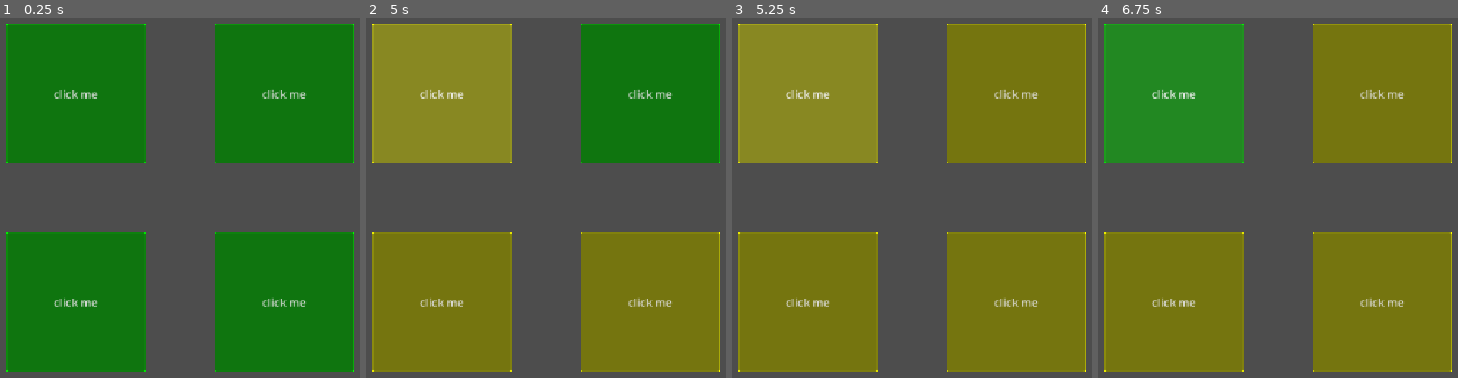
Above: before the commit, frames 1-4 (left to right).
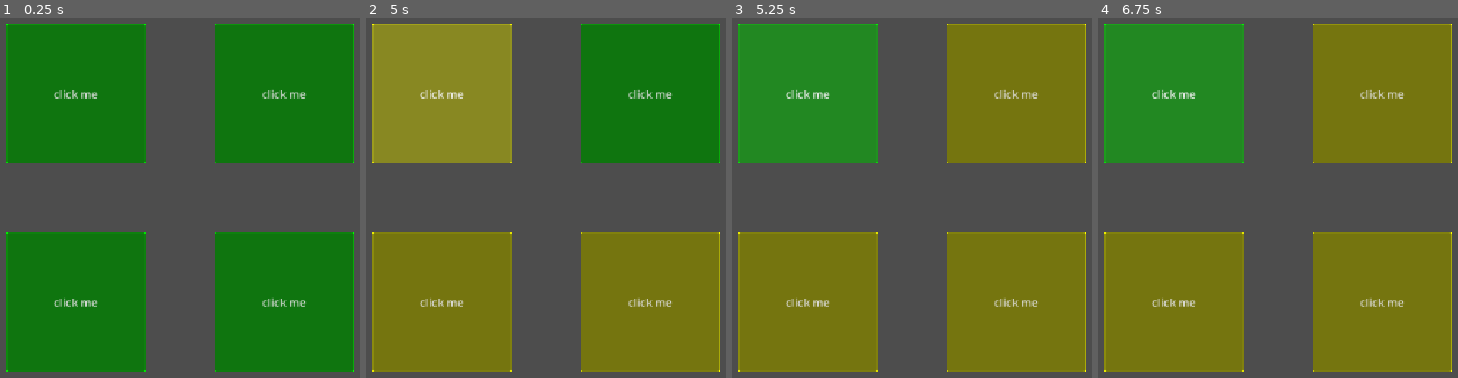
Above: after the commit, the same moments.

Repository: xXample/game-jam-2026
Game: Godot game, scene res://main.tscn
Two runs of this game, one before a commit and one after it. Both use one fixed random seed, a clock stepped at 60 frames per second and the inputs below.
Inputs:
- Up to frame 1 (0.25 s): no input
- Up to frame 2 (5 s): click "click me" at 0.5 s; click "click me" at 1.25 s; click "click me" at 2 s; tap Enter at 3.5 s; tap Space at 4.25 s
- Up to frame 3 (5.25 s): tap Enter at 5 s
- Up to frame 4 (6.75 s): tap Space at 5.75 s; tap Enter at 6.5 s

Frames 1-2 are identical in both runs. In frame 3, 15% of the frame differs, in the area x 1-41%, y 1-41%; in frame 4, nothing differs.

Commit message:
made another main test as a 2d thing but it didnt work

Diff:
--- a/block.gd
+++ b/block.gd
@@ -15,8 +15,8 @@
 
 
 
-const YELLOW_CLICKS = 5
-const RED_CLICKS = 7
+const YELLOW_CLICKS = 3
+const RED_CLICKS = 6
 
 const YELLOW_TIME = 5.0
 const RED_TIME = 5.0
--- /dev/null
+++ b/main_2_(test).tscn
@@ -0,0 +1,17 @@
+[gd_scene format=3 uid="uid://cdypi4yf4sx4l"]
+
+[ext_resource type="PackedScene" uid="uid://bir8hgpy2sytk" path="res://block.tscn" id="1_0xpsc"]
+[ext_resource type="Script" uid="uid://c4tpwiy02f8p2" path="res://game_manager.gd" id="2_nhby0"]
+
+[node name="main 2 (test)" type="Node2D" unique_id=1701645893]
+
+[node name="Block" parent="." unique_id=1895391516 instance=ExtResource("1_0xpsc")]
+
+[node name="Block2" parent="." unique_id=588839533 instance=ExtResource("1_0xpsc")]
+
+[node name="Block3" parent="." unique_id=1298214741 instance=ExtResource("1_0xpsc")]
+
+[node name="Block4" parent="." unique_id=456798904 instance=ExtResource("1_0xpsc")]
+
+[node name="GameManager" type="Node" parent="." unique_id=716059066]
+script = ExtResource("2_nhby0")
